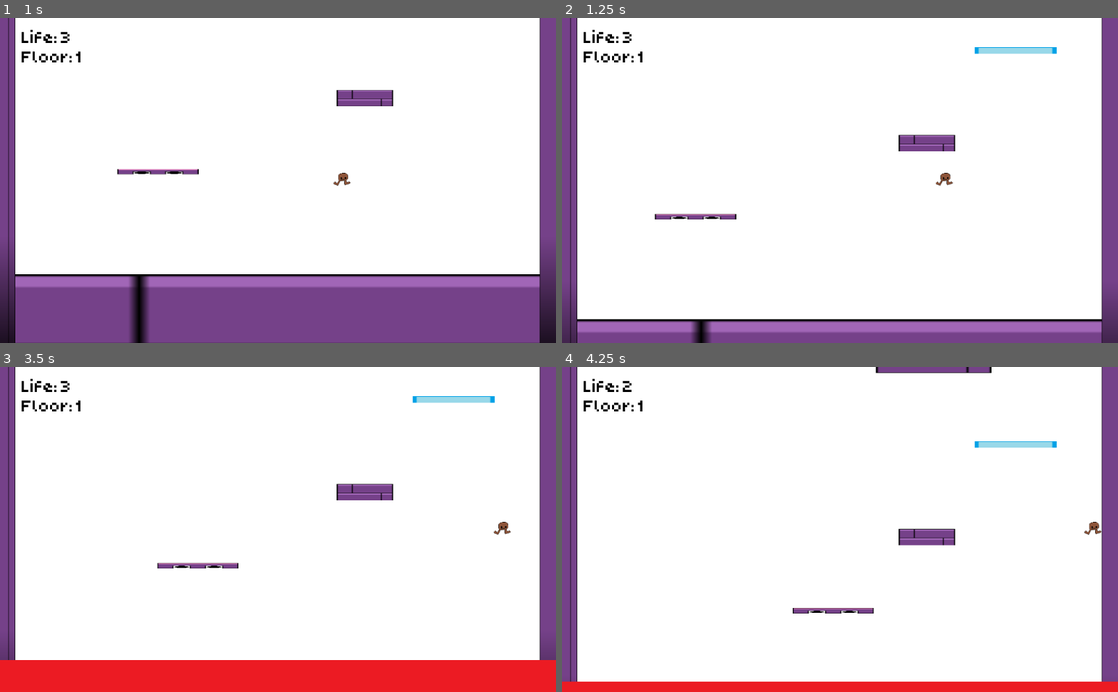
Above: before the commit, frames 1-4 (two rows, left to right).
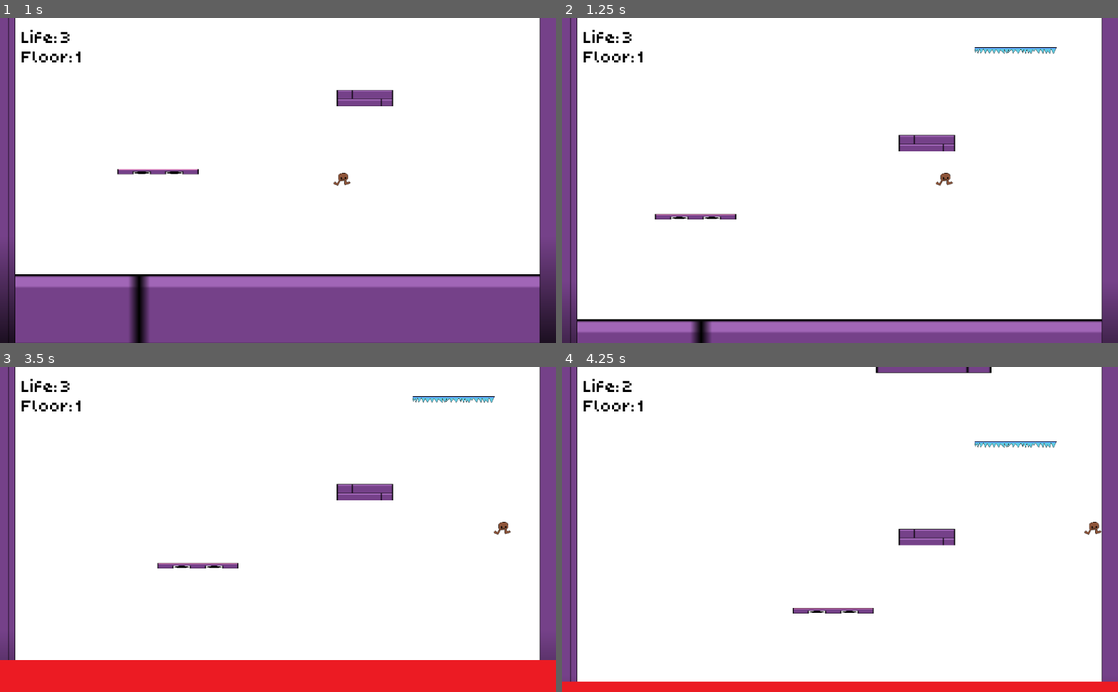
Above: after the commit, the same moments.

Repository: Darkstick/Jumper
Game: Godot game, scene res://Scenes/Levels/main.tscn
The game is run twice, just before and just after one commit, with the same random seed, the same clock (stepped at 60 frames per second) and the same inputs. Sound files missing from this copy of the repository are replaced by a short silence.
Inputs:
- Up to frame 1 (1 s): hold Right (right) from 0.53 s (still down); tap Up (up) at 0.77 s
- Up to frame 2 (1.25 s): keep holding Right (right)
- Up to frame 3 (3.5 s): tap Up (up) at 1.52, 3.02 s; release Right (right) at 2.03 s; hold Left (left) 2.03-2.78 s; hold Right (right) from 2.78 s (still down)
- Up to frame 4 (4.25 s): keep holding Right (right); tap Up (up) at 3.77 s

Frame 1 is identical in both runs. In frame 2, 0.3% of the frame differs, in the area x 74-89%, y 8-12%; in frame 3, 0.3%; in frame 4, 0.3%.

Commit message:
ice platforms sprited

Diff:
--- a/Scenes/Objects/icyPlatform.tscn
+++ b/Scenes/Objects/icyPlatform.tscn
@@ -1,6 +1,6 @@
 [gd_scene load_steps=4 format=2]
 
-[ext_resource path="res://Ressources/Sprites/Placeholders/paleBlue.png" type="Texture" id=1]
+[ext_resource path="res://Ressources/Sprites/icy.png" type="Texture" id=1]
 [ext_resource path="res://Scripts/Objects/icyPlatform.gd" type="Script" id=2]
 
 [sub_resource type="RectangleShape2D" id=1]
@@ -11,7 +11,7 @@
 
 [node name="Sprite" type="Sprite" parent="."]
 position = Vector2( 0, 0.415337 )
-scale = Vector2( 2.5, 0.2 )
+scale = Vector2( 0.5, 0.6 )
 texture = ExtResource( 1 )
 
 [node name="Collision" type="CollisionShape2D" parent="."]
Binary file added: Ressources/Sprites/icy.png
Not shown, added: Ressources/Sprites/icy.png.import
